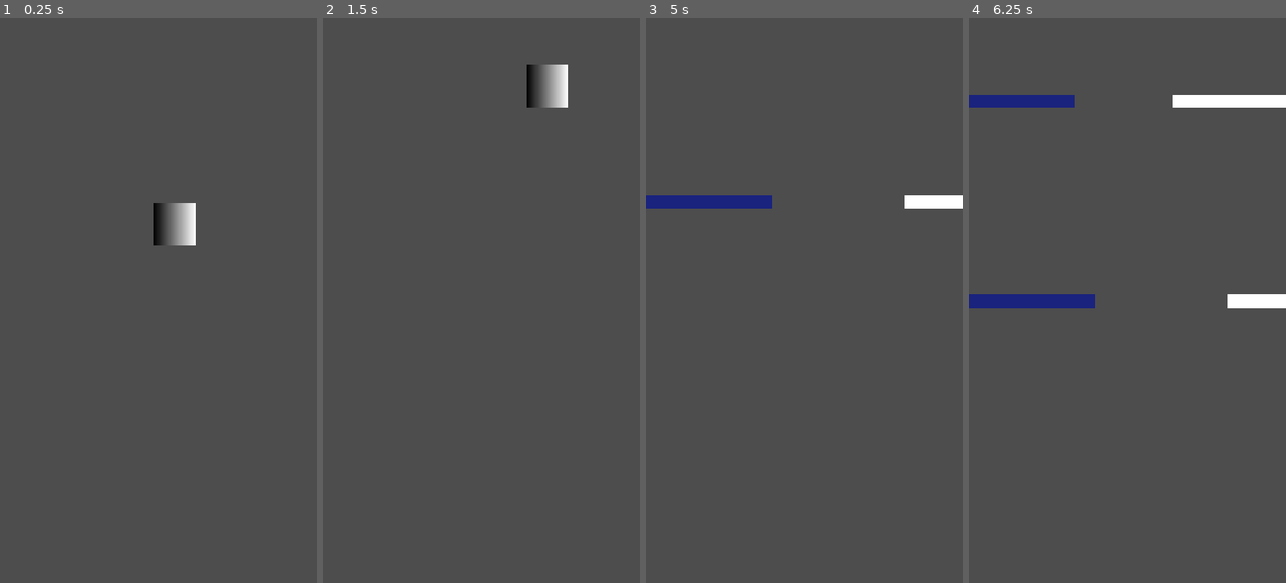
Above: before the commit, frames 1-4 (left to right).
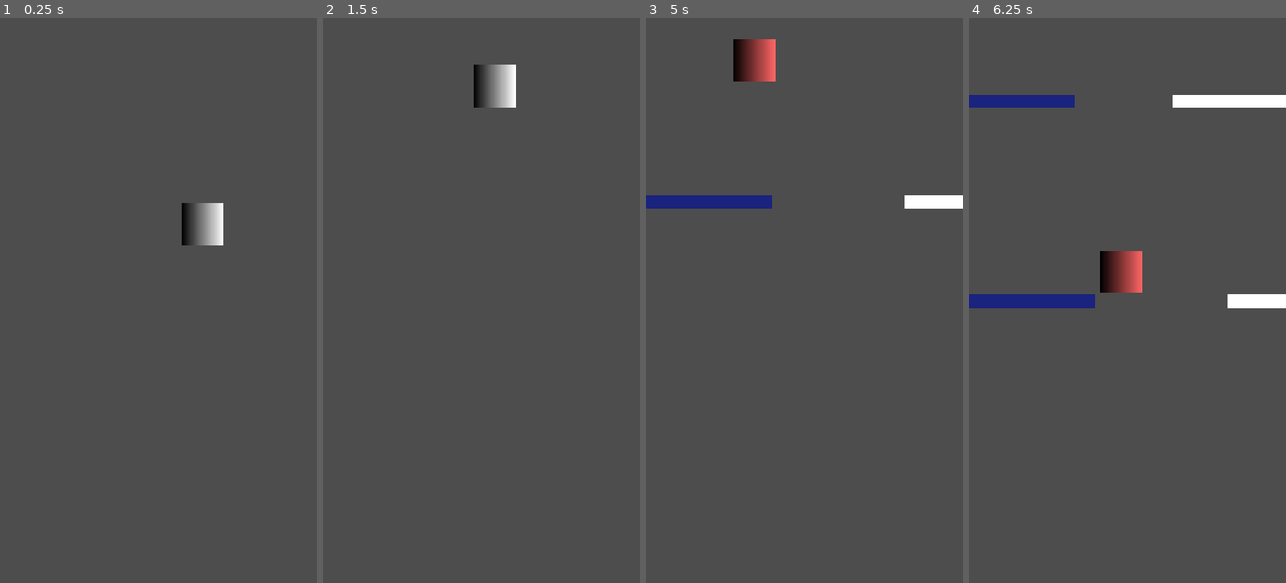
Above: after the commit, the same moments.

Repository: MichelineWL/jelly-rise
Game: Godot game, scene res://main.tscn
The game is run twice, just before and just after one commit, with the same random seed, the same clock (stepped at 60 frames per second) and the same inputs.
Inputs:
- Up to frame 1 (0.25 s): no input
- Up to frame 2 (1.5 s): hold Space (jump) 0.53-1.28 s; tap Space (jump) at 1.35 s
- Up to frame 3 (5 s): tap Space (jump) at 1.52, 1.82, 2.85, 3.02, 3.32, 4.35, 4.52, 4.82 s; hold Space (jump) 2.03-2.78 s; tap Enter at 3.5 s; hold Space (jump) 3.53-4.28 s
- Up to frame 4 (6.25 s): hold Space (jump) 5.03-5.78 s; tap Space (jump) at 5.85, 6.02 s

The runs differ from the first frame. In frame 1, 1.4% of the frame differs, in the area x 48-71%, y 32-41%; in frame 2, 1.6%, in the area x 47-78%, y 8-16%; in frame 3, 1.0%; in frame 4, 1.0%.

Commit message:
fix: add stamina to player script

Diff:
--- a/main.gd
+++ b/main.gd
@@ -2,36 +2,47 @@
 
 @onready var player = $Player
 @onready var stamina_text = $CanvasLayer/StaminaText
+@onready var pity_overlay = $CanvasLayer/PityOverlay
+@onready var echo_label = $CanvasLayer/EchoLabel
 
 var score := 0.0
 var score_timer := 0.0
 var game_active := true
 
 func _ready():
-	# Sambungkan sinyal player_died dari player ke fungsi _on_player_died
 	player.player_died.connect(_on_player_died)
+	pity_overlay.color = Color(0, 1, 1, 0)   # transparan
+	echo_label.visible = false
 
 func _process(delta):
 	if not game_active:
 		return
 
-	# Tambah score tiap detik
 	score_timer += delta
 	if score_timer >= 1.0:
 		score_timer = 0.0
 		score += 1
 
-	# Update tampilan stamina (sementara, nanti kita ganti dengan HUD proper)
-	stamina_text.text = "Score: " + str(int(score)) + "\nStamina: " + str(int(player.stamina))
+	stamina_text.text = "Score: " + str(int(score)) + "  |  Best: " + str(SaveManager.get_high_score())
 
-	# Tampilkan ECHO MODE kalau pity aktif
+	# Pity visual: overlay berkedip cyan saat ECHO MODE aktif
 	if player.is_pity_active:
-		stamina_text.text += "\n⚡ ECHO MODE!"
+		echo_label.visible = true
+		# Efek kedip: alpha naik turun
+		var pulse = abs(sin(Time.get_ticks_msec() * 0.005)) * 0.15
+		pity_overlay.color = Color(0, 1, 1, pulse)
+	else:
+		echo_label.visible = false
+		pity_overlay.color = Color(0, 1, 1, 0)
 
 func _on_player_died():
 	game_active = false
 	SaveManager.save_game(int(score))
-	print("Game Over! Score:", score, " | High Score:", SaveManager.get_high_score())
 
-	await get_tree().create_timer(1.5).timeout
+	# Flash merah saat mati
+	pity_overlay.color = Color(1, 0, 0, 0.4)
+	echo_label.text = "GAME OVER\nScore: " + str(int(score))
+	echo_label.visible = true
+
+	await get_tree().create_timer(2.0).timeout
 	get_tree().reload_current_scene()
--- a/main.tscn
+++ b/main.tscn
@@ -24,3 +24,19 @@
 size_flags_horizontal = 0
 text = "Stamina: 100"
 label_settings = SubResource("LabelSettings_0xm2m")
+
+[node name="PityOverlay" type="ColorRect" parent="CanvasLayer" unique_id=101625004]
+anchors_preset = 15
+anchor_right = 1.0
+anchor_bottom = 1.0
+grow_horizontal = 2
+grow_vertical = 2
+mouse_filter = 2
+color = Color(0, 0.003921569, 0.003921569, 0)
+
+[node name="EchoLabel" type="Label" parent="CanvasLayer" unique_id=1386837540]
+offset_right = 127.0
+offset_bottom = 23.0
+text = "⚡ ECHO MODE!"
+horizontal_alignment = 1
+vertical_alignment = 1
--- a/player.gd
+++ b/player.gd
@@ -6,88 +6,95 @@
 @export var hold_force := -380.0
 @export var max_fall_speed := 400.0
 
-# === OSCILLATE (gerak kiri-kanan otomatis) ===
-@export var oscillate_amplitude := 100.0   # seberapa jauh ke kiri/kanan (pixel)
-@export var oscillate_speed := 1.0         # seberapa cepat bolak-balik (rad/detik)
+# === OSCILLATE ===
+@export var oscillate_amplitude := 140.0
+@export var oscillate_speed := 2.0
 var oscillate_time := 0.0
-var screen_center_x := 240.0              # tengah layar (480 / 2)
+var screen_center_x := 240.0
 
-# === STAMINA ===
+# === STAMINA (NEW) ===
 var stamina := 100.0
 var max_stamina := 100.0
+var jump_cost := 12.0      # Sekali tap kurangi stamina
+var hold_cost := 35.0      # Per detik tahan kurangi stamina
+var regen_rate := 15.0     # Regen dasar saat diam
 
 # === PITY SYSTEM (D31) ===
-var pity_threshold := 680.0    # kalau Y lebih besar dari ini = mau game over
+var pity_threshold := 680.0
 var is_pity_active := false
 var pity_timer := 0.0
-var pity_duration := 4.0       # pity bertahan 4 detik
+var pity_duration := 5.0   # Berapa lama mode infinite stamina aktif
 
-# === SINYAL ===
-signal player_died    # dikirim ke main.gd saat mati
+signal player_died
 var is_dead := false
 
 func _ready():
 	position = Vector2(screen_center_x, 300)
 
 func _physics_process(delta):
-	if is_dead:
-		return
+	if is_dead: return
+
 	# --- GRAVITY ---
 	velocity.y += gravity * delta
 	velocity.y = min(velocity.y, max_fall_speed)
-	# --- TAP: boost awal ---
+
+	# --- INPUT & STAMINA LOGIC ---
+	# Jump: Hanya bisa kalau stamina cukup ATAU lagi Echo Mode
 	if Input.is_action_just_pressed("jump"):
-		velocity.y = jump_force
-	# --- HOLD: boost terus ---
+		if stamina >= jump_cost or is_pity_active:
+			velocity.y = jump_force
+			if not is_pity_active: stamina -= jump_cost
+
+	# Boost (Hold):
 	if Input.is_action_pressed("jump"):
-		if stamina > 0:
+		if (stamina > 0 or is_pity_active):
 			velocity.y += hold_force * delta
-			stamina -= 25 * delta
+			if not is_pity_active: stamina -= hold_cost * delta
 		else:
-			velocity.y += (hold_force * 0.2) * delta
+			# Kecepatan boost berkurang drastis kalau stamina habis
+			velocity.y += (hold_force * 0.1) * delta
 	else:
-		stamina += 15 * delta
+		# Regen: 5x lebih cepat kalau lagi Echo Mode
+		var current_regen = regen_rate * (5.0 if is_pity_active else 1.0)
+		stamina += current_regen * delta
+
 	stamina = clamp(stamina, 0, max_stamina)
+
 	# --- OSCILLATE X ---
 	oscillate_time += delta * oscillate_speed
 	position.x = screen_center_x + sin(oscillate_time) * oscillate_amplitude
-	velocity.x = 0   # kita set X manual, bukan lewat velocity
-	# --- PITY CHECK (D31) ---
+
+	# --- PITY CHECK ---
 	_check_pity(delta)
+
 	move_and_slide()
-	# --- WARNA berdasarkan state ---
+
+	# --- VISUAL STATE ---
 	if is_pity_active:
-		modulate = Color(0.3, 1.0, 1.0)   # cyan = echo mode
-	elif stamina < 20:
-		modulate = Color(1, 0.5, 0.5)     # merah = stamina hampir habis
+		modulate = Color(0, 3, 3) # Glowing Cyan
+	elif stamina < 25:
+		modulate = Color(1, 0.4, 0.4) # Kemerahan kalau capek
 	else:
 		modulate = Color(1, 1, 1)
-	# --- LOSE: jatuh ke bawah ---
+
+	# --- LOSE CONDITION ---
 	if position.y > 900 and not is_dead:
 		_die()
 
 func _check_pity(delta):
-	# Aktifkan pity kalau posisi Y sudah terlalu ke bawah
+	# Aktifkan kalau jatuh terlalu bawah
 	if position.y > pity_threshold and not is_pity_active:
-		_activate_pity()
-	# Countdown pity timer
+		is_pity_active = true
+		pity_timer = pity_duration
+
 	if is_pity_active:
 		pity_timer -= delta
-		# Efek pity: oscillate melambat + stamina regen cepat
-		oscillate_speed = 1.0       # lebih lambat = lebih gampang dikontrol
-		stamina += 30 * delta       # regen cepat
-		stamina = clamp(stamina, 0, max_stamina)
 		if pity_timer <= 0:
-			_deactivate_pity()
+			is_pity_active = false
 
-func _activate_pity():
-	is_pity_active = true
-	pity_timer = pity_duration
-	print("ECHO MODE AKTIF!")   # debug, bisa dihapus nanti
-
-func _deactivate_pity():
-	is_pity_active = false
-	oscillate_speed = 2.0   # kembali normal
+# Fungsi ini akan dipanggil oleh item Stamina Bubble
+func add_stamina(amount: float):
+	stamina = clamp(stamina + amount, 0, max_stamina)
 
 func _die():
 	is_dead = true
